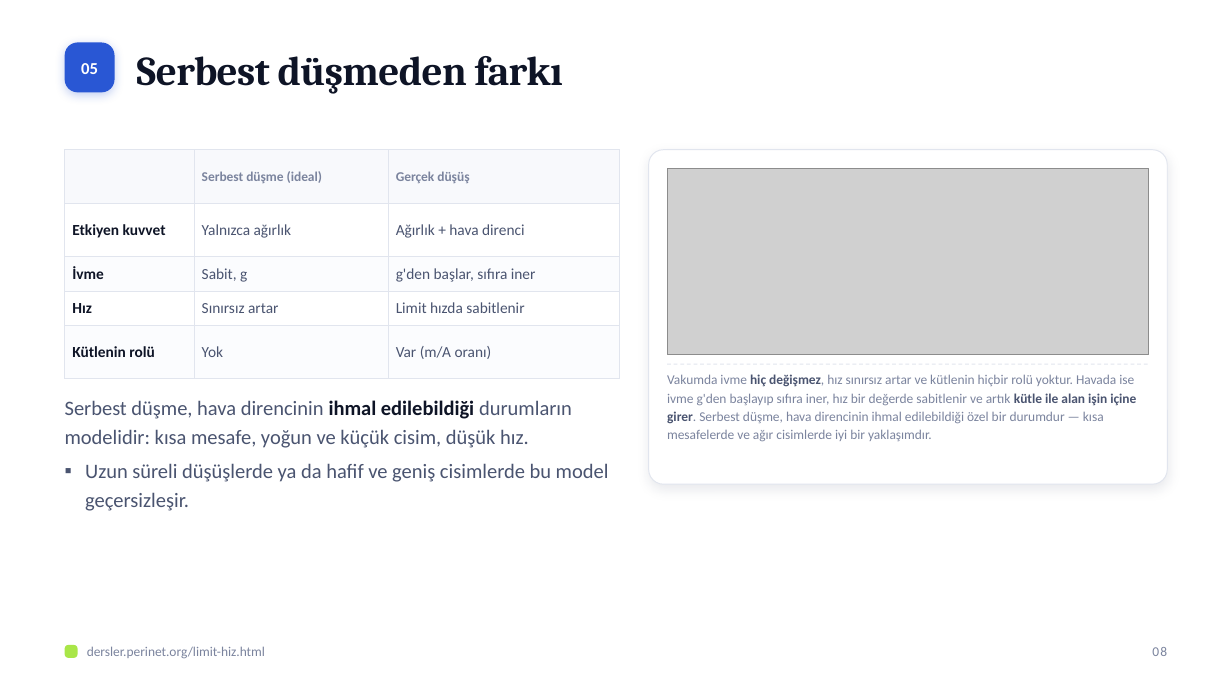
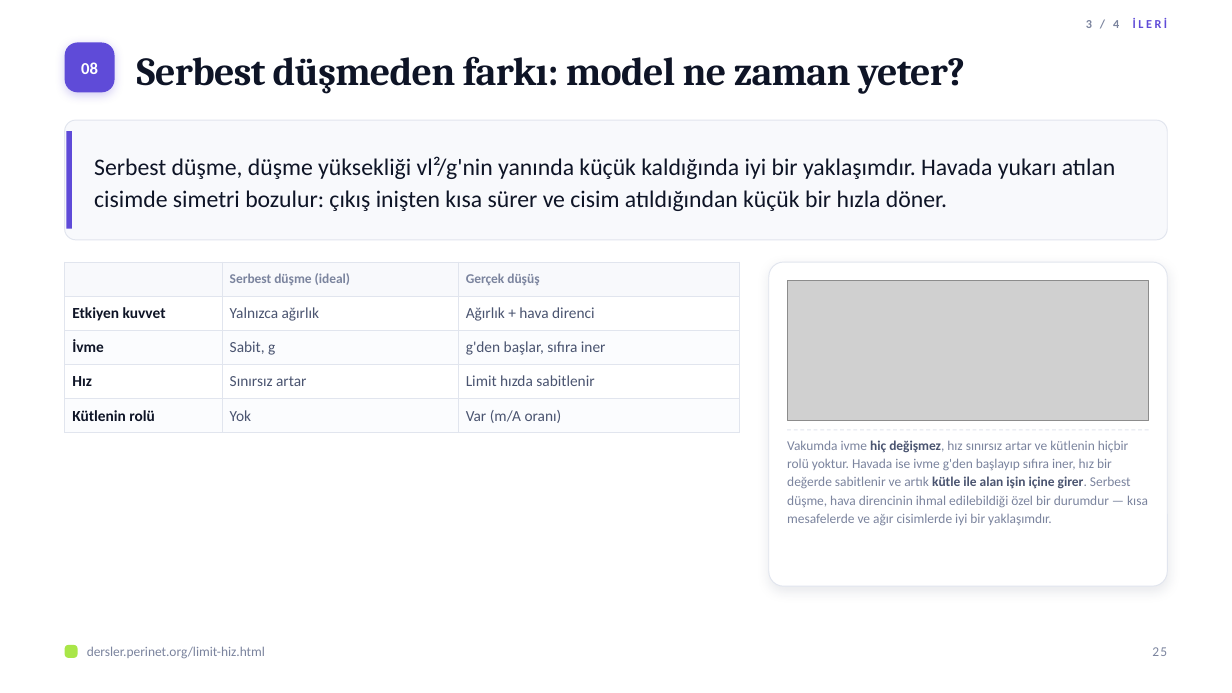
Before and after one commit to elestirmen/dersler, a slide deck: slide 25 of dist/sunum/limit-hiz.pptx (slide 8 before the commit). Drawn at 1232x693 pixels with LibreOffice and Linux fonts; fonts in the diff are those of the drawing; grey boxes stand for pictures. Boxes give left, top, right and bottom in pixels: in the first picture for what was removed or moved away, otherwise in the second. Text is boxed around its words. In the diff, an @@ line names an element or a change of style, - is before the commit and + after.

```diff
--- a/dist/sunum/limit-hiz.pptx
+++ b/dist/sunum/limit-hiz.pptx
@@ text added at [1086, 18, 1168, 28], 9.5 pt, text #5F4BD8, bold @@
+3 / 4 İLERİ
@@ text "08": place and size @@
-text "08" at [1152, 647, 1167, 656]
+text "08" at [81, 62, 98, 74]
@@ text "08" at [81, 62, 98, 74]: size 10.5 to 13 pt, text colour #7B849E to #FFFFFF, letter spacing 1 to 0 pt, bold on; alignment right to centre @@
@@ rounded rectangle at [65, 43, 115, 92]: fill #2957D4 to #5F4BD8; shadow changed @@
@@ text at [137, 56, 965, 94]: text changed; size 32 to 31 pt @@
-Serbest düşmeden farkı
+Serbest düşmeden farkı: model ne zaman yeter?
@@ text removed at [81, 63, 98, 74] @@
-05
@@ rounded rectangle added at [65, 120, 1167, 240], fill #F8F9FC, outline #E1E5EE 0.75 pt @@
@@ rectangle added at [67, 131, 72, 229], fill #5F4BD8 @@
@@ text added at [94, 156, 1116, 211], 18.5 pt, text #0E1426 @@
+Serbest düşme, düşme yüksekliği vl²/g'nin yanında küçük kaldığında iyi bir yaklaşımdır. Havada yukarı atılan cisimde simetri bozulur: çıkış inişten kısa sürer ve cisim atıldığından küçük bir hızla döner.
@@ picture removed at [667, 168, 1149, 355] @@
@@ table: place and size @@
-table at [65, 150, 619, 363]
+table at [65, 262, 739, 427]
@@ rounded rectangle: place and size @@
-rounded rectangle at [649, 150, 1167, 484]
+rounded rectangle at [769, 262, 1167, 587]
@@ rounded rectangle at [769, 262, 1167, 587]: proportions changed @@
@@ picture added at [787, 281, 1149, 421] @@
@@ text removed at [65, 400, 609, 511] @@
-▪ Serbest düşme, hava direncinin ihmal edilebildiği durumların modelidir: kısa mesafe, yoğun ve küçük cisim, düşük hız.
-▪ Uzun süreli düşüşlerde ya da hafif ve geniş cisimlerde bu model geçersizleşir.
@@ text "Vakumda ivme hiç değişmez, hız ..." rewrapped from [667, 374, 1136, 441] to [787, 440, 1148, 525] @@
@@ line moved from (667, 364) - (1149, 364) to (787, 430) - (1149, 430) @@
@@ text added at [1152, 647, 1167, 656], 10.5 pt, text #7B849E @@
+25
```
Also in this commit, not shown: 13 other slides changed, 27 slides added, 1 slide removed, 21 other files.
